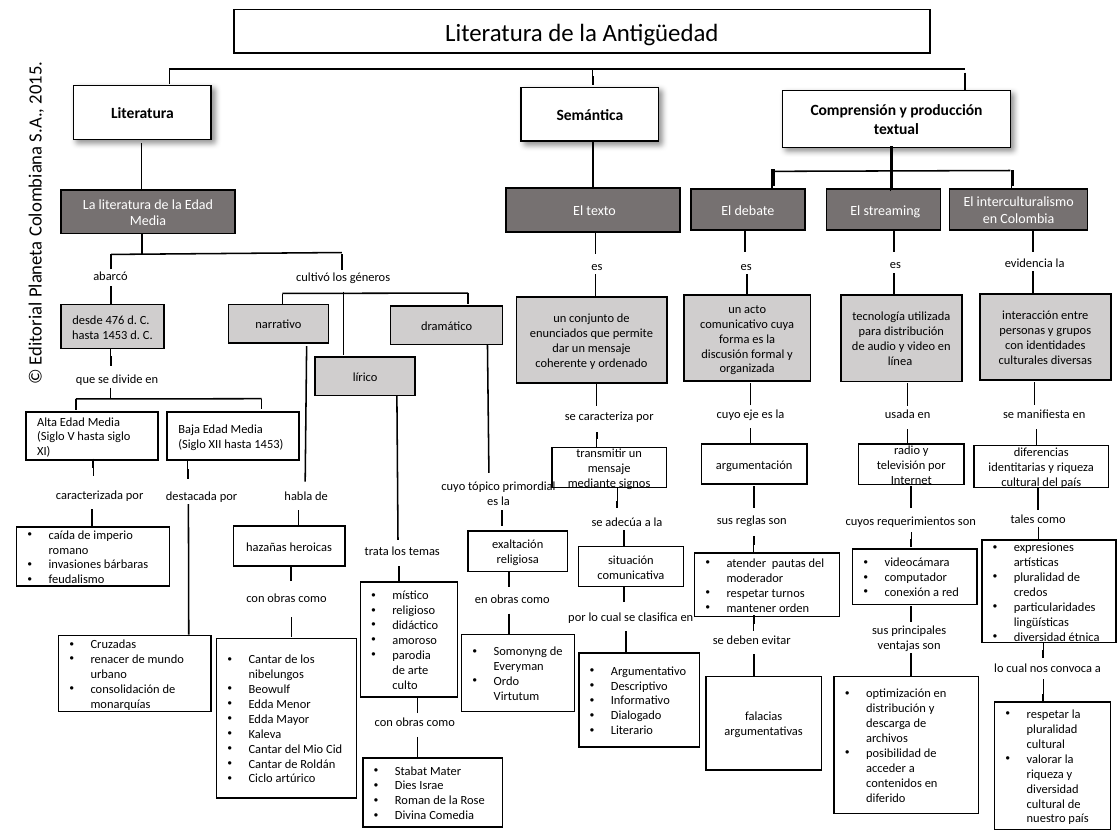
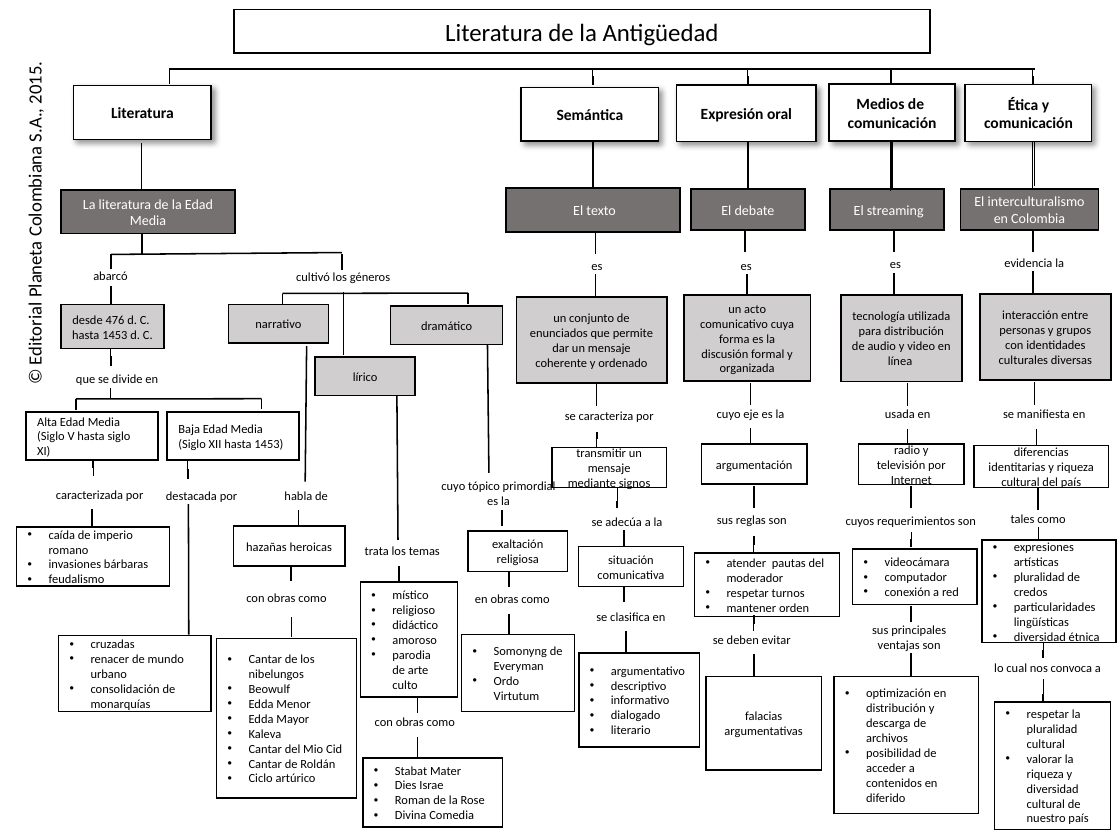
Before and after one commit to AulaPlanetaColombia/Lenguaje, a slide deck: slide 1 of fuentes/contenidos/grado11/guion02/Mapa Conceptual_LE_11_02_CO.pptx. Drawn at 1120x840 pixels with LibreOffice and Linux fonts; fonts in the diff are those of the drawing; background and template pictures are left out. Boxes give left, top, right and bottom in pixels: in the first picture for what was removed or moved away, otherwise in the second. Text is boxed around its words. In the diff, an @@ line names an element or a change of style, - is before the commit and + after.

Commit message:
LE_11_02_CO - Mapa conceptual
Corrección solicitada

```diff
--- a/fuentes/contenidos/grado11/guion02/Mapa Conceptual_LE_11_02_CO.pptx
+++ b/fuentes/contenidos/grado11/guion02/Mapa Conceptual_LE_11_02_CO.pptx
@@ elbow line (169, 69) - (964, 69): route changed @@
@@ rectangle added at (676,85,816,142), fill #FFFFFF, outline #000000 1 pt, 10 pt, text #000000, bold @@
+Expresión oral
@@ elbow line added from (748, 69) to (748, 85), #000000 1 pt @@
@@ rectangle "Medios de": place and size @@
-rectangle "Medios de" at (783,91,1011,148)
+rectangle "Medios de" at (829,84,955,141)
@@ elbow line added from (892, 68) to (892, 84), #000000 1 pt @@
@@ rectangle added at (965,85,1092,142), fill #FFFFFF, outline #000000 1 pt, 10 pt, text #000000, bold @@
+Ética y
+comunicación
@@ elbow line moved from (965, 73) - (965, 92) to (1033, 69) - (1033, 85) @@
@@ text in rectangle at (848,98,937,128): text changed @@
-Comprensión y producción textual
+Medios de
+comunicación
@@ elbow line moved from (772, 188) - (774, 186) to (748, 174) - (748, 187) @@
@@ elbow line (890, 192) - (892, 188): route changed @@
@@ elbow line moved from (1011, 189) - (1014, 186) to (1033, 189) - (1034, 186) @@
@@ elbow line (1033, 189) - (1034, 186): stroke #000000 1 pt to #000000 0.75 pt @@
@@ line removed from (772, 171) to (1010, 170) @@
@@ rectangle "El interculturalismo en Colombia": place and size @@
-rectangle "El interculturalismo en Colombia" at (950,189,1088,230)
+rectangle "El interculturalismo en Colombia" at (961,189,1099,230)
@@ text at (596,612,666,621): text changed @@
-por lo cual se clasifica en
+se clasifica en
@@ text in rectangle at (91,639,135,648): text changed @@
-• Cruzadas
+• cruzadas
@@ text in rectangle at (611,666,685,734): text changed @@
-• Argumentativo
-• Descriptivo
-• Informativo
-• Dialogado
-• Literario
+• argumentativo
+• descriptivo
+• informativo
+• dialogado
+• literario
```
